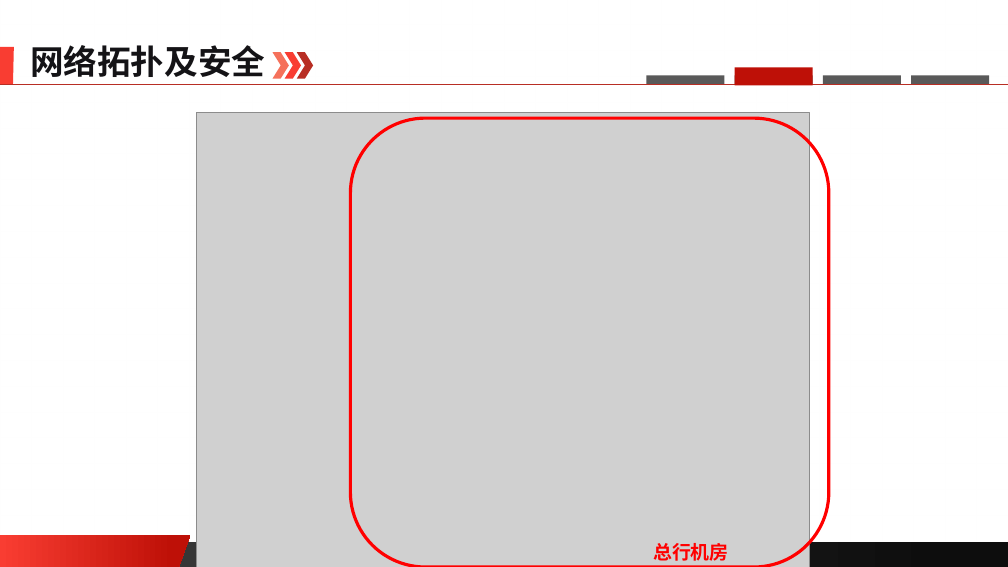
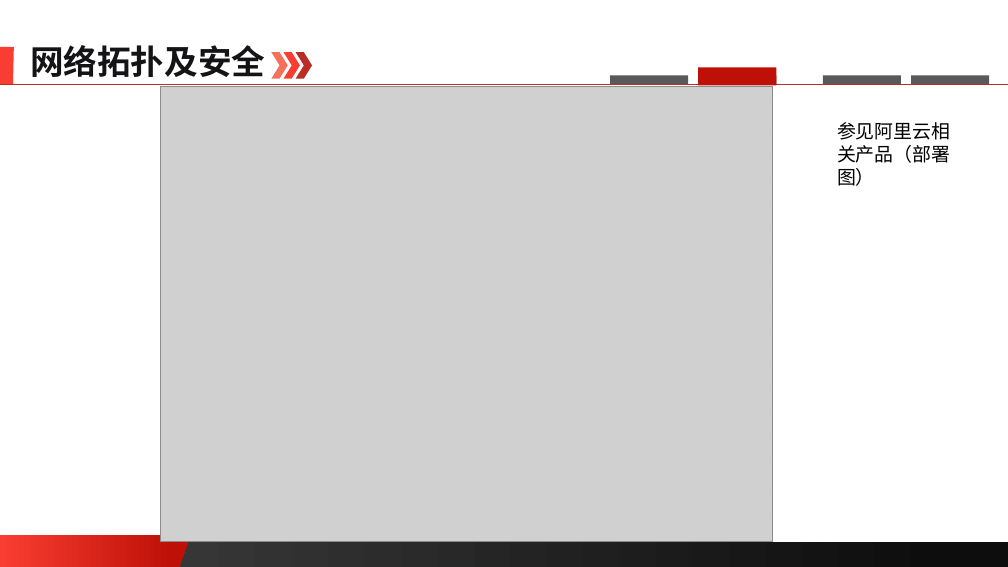
Before and after one commit to edu2act/course-software-process, a slide deck: slide 17 of materials/slides/ch07.pptx (slide 15 before the commit). Drawn at 1008x567 pixels with LibreOffice and Linux fonts; fonts in the diff are those of the drawing; grey boxes stand for pictures; background and template pictures are left out. Boxes give left, top, right and bottom in pixels: in the first picture for what was removed or moved away, otherwise in the second. Text is boxed around its words. In the diff, an @@ line names an element or a change of style, - is before the commit and + after.

```diff
--- a/materials/slides/ch07.pptx
+++ b/materials/slides/ch07.pptx
@@ picture moved from (x1=197, y1=112, x2=809, y2=567) to (x1=160, y1=86, x2=773, y2=541) @@
@@ 3 rectangles moved together from (x1=647, y1=67, x2=813, y2=85) to (x1=610, y1=67, x2=777, y2=85) @@
@@ rounded rectangle removed at (x1=351, y1=118, x2=830, y2=567) @@
@@ text added at (x1=837, y1=122, x2=950, y2=186), 18 pt, text #000000 @@
+参见阿里云相关产品（部署图）
@@ text removed at (x1=653, y1=543, x2=729, y2=561) @@
-总行机房
```
Also in this commit, not shown: 6 other slides changed, 3 slides added, 1 slide removed, 1 other file.
